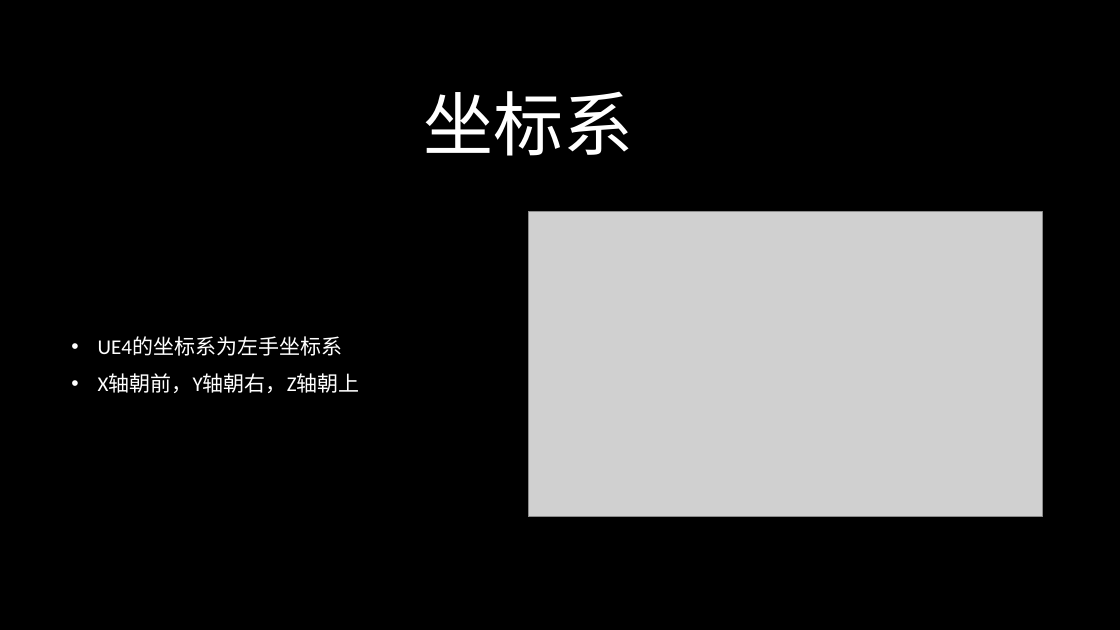
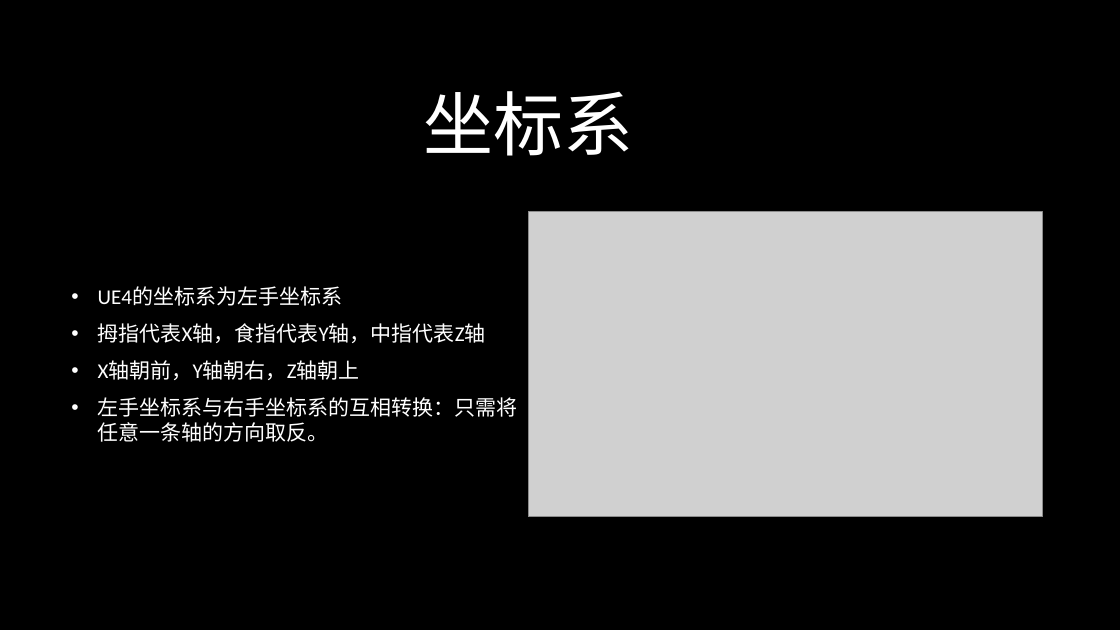
Before and after one commit to BattalionCommander/UE4_C-_Notes, a slide deck: slide 3 of Unreal engine 4.pptx. Drawn at 1120x630 pixels with LibreOffice and Linux fonts; fonts in the diff are those of the drawing; grey boxes stand for pictures; background and template pictures are left out. Boxes give left, top, right and bottom in pixels: in the first picture for what was removed or moved away, otherwise in the second. Text is boxed around its words. In the diff, an @@ line names an element or a change of style, - is before the commit and + after.

```diff
--- a/Unreal engine 4.pptx
+++ b/Unreal engine 4.pptx
@@ text at <box>98,323,486,343</box>: paragraph added @@
+• 拇指代表X轴，食指代表Y轴，中指代表Z轴
@@ text at <box>98,397,518,442</box>: paragraph added @@
+• 左手坐标系与右手坐标系的互相转换：只需将任意一条轴的方向取反。
```
Also in this commit, not shown: 6 other slides changed, 1 other file.
